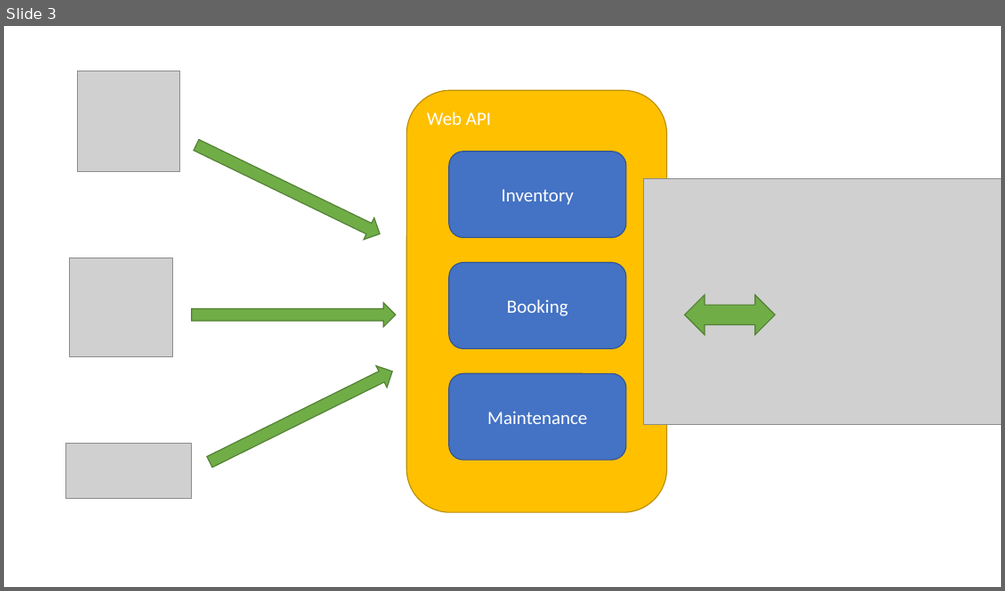
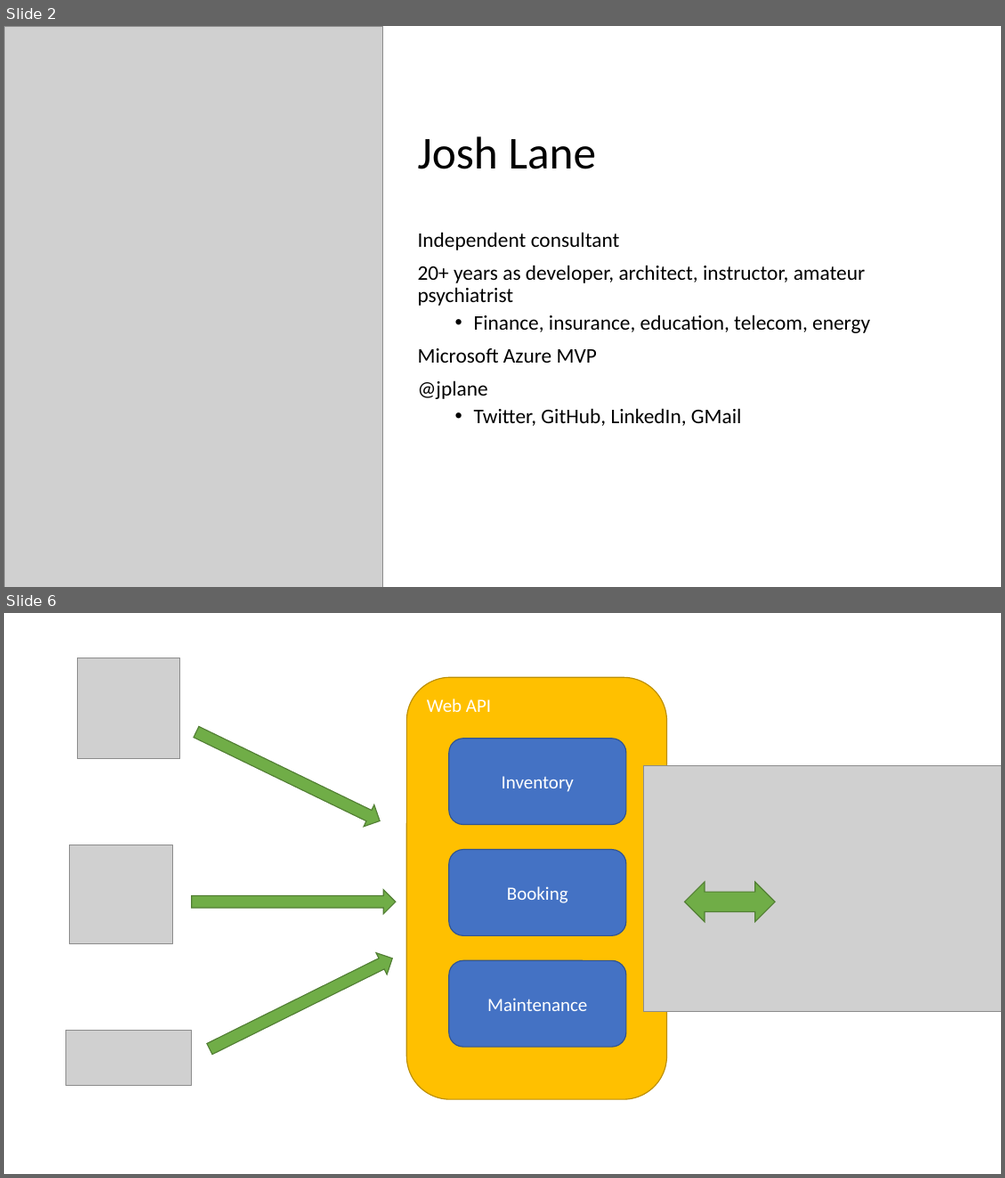
Before and after one commit to jplane/event-based-microservices, a slide deck: Event-based Microservices.pptx. Shown one above the other, each under a label of ours: slide 3 before the commit, slides 2 and 6 after it; the slides between them are not shown. The pictures are 1005x591 and 1005x1178 pixels, drawn with LibreOffice and Linux fonts; fonts in the diff are those of the drawing; grey boxes stand for pictures. Boxes give left, top, right and bottom in pixels: in the first picture for what was removed or moved away, otherwise in the second. Text is boxed around its words. In the diff, an @@ line names an element or a change of style, - is before the commit and + after.

```diff
--- a/Event-based Microservices.pptx
+++ b/Event-based Microservices.pptx
@@ slide 2 added at bbox=[4, 26, 1001, 587], background #FFFFFF @@
@@ picture added at bbox=[4, 26, 383, 587] @@
@@ title added at bbox=[418, 136, 597, 169], 44 pt, text #000000 @@
+Josh Lane
@@ text added at bbox=[418, 232, 870, 426], 20 pt, text #000000 @@
+Independent consultant
+20+ years as developer, architect, instructor, amateur psychiatrist
+  • Finance, insurance, education, telecom, energy
+Microsoft Azure MVP
+@jplane
+  • Twitter, GitHub, LinkedIn, GMail
@@ what was slide 3 is now slide 6 @@
```
Also in this commit, not shown: 4 slides changed, 8 other slides added, 3 slides removed, 15 other files.
